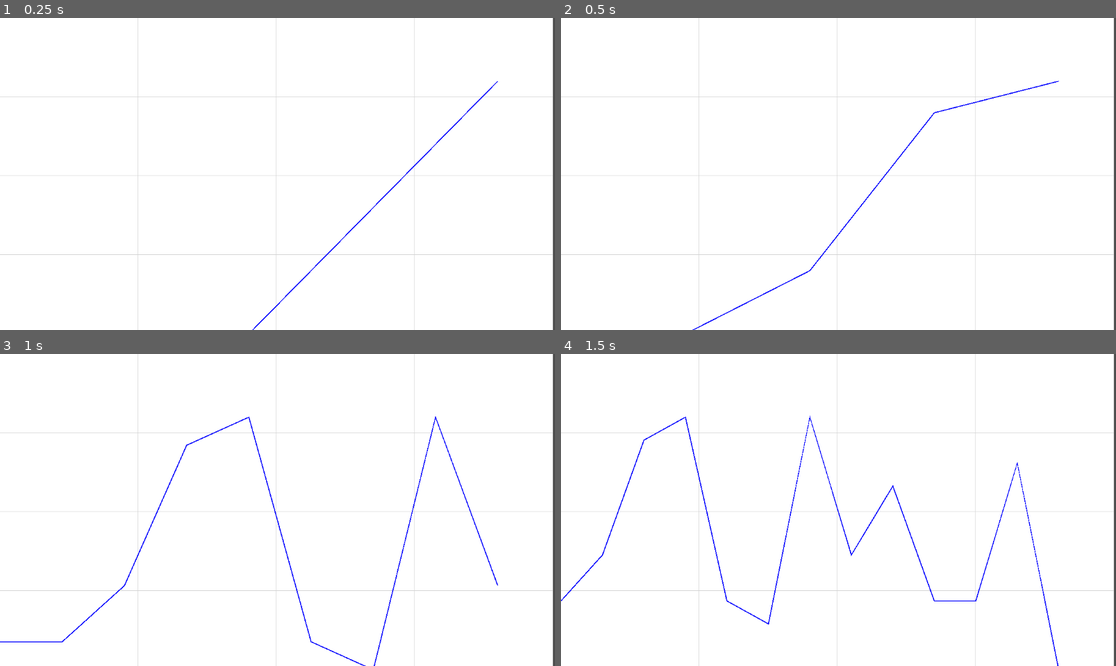
Above: before the commit, frames 1-4 (two rows, left to right).
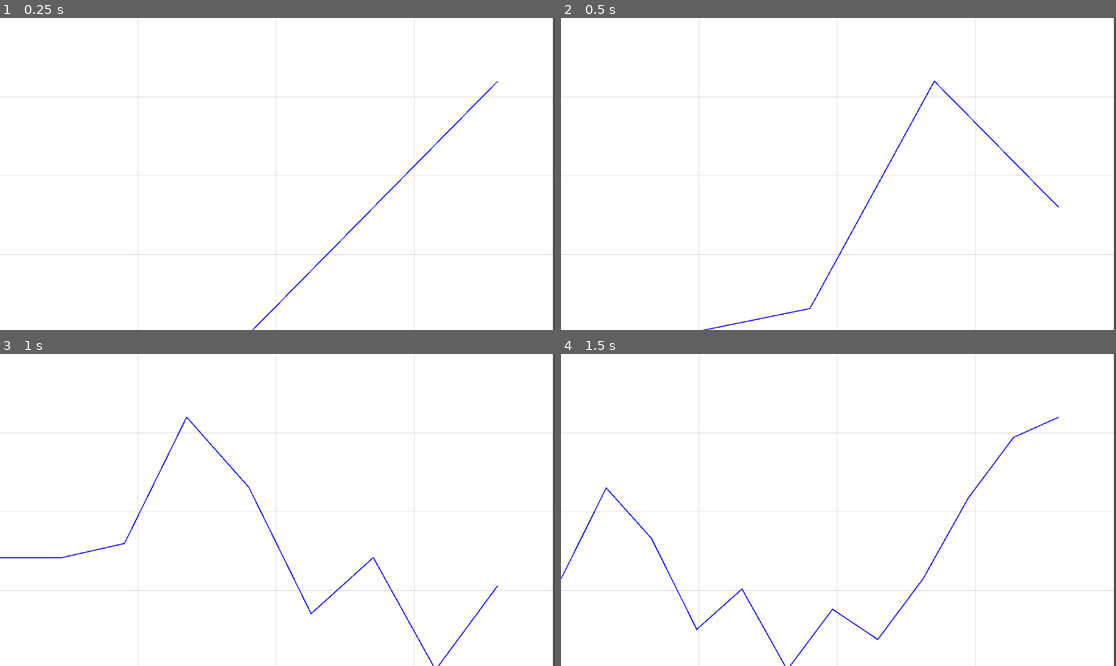
Above: after the commit, the same moments.

Repository: sorrycd/GGJ25
Game: Godot game, scene res://stock_ticker.tscn
Same seed, same stepped clock (60 frames per second), same inputs: the game is played once before the commit and once after it.
Inputs:
- Up to frame 1 (0.25 s): no input
- Up to frame 2 (0.5 s): no input
- Up to frame 3 (1 s): no input
- Up to frame 4 (1.5 s): no input

Frame 1 is identical in both runs. In frame 2, 0.8% of the frame differs, in the area x 23-90%, y 20-100%; in frame 3, 1.5%; in frame 4, 1.8%, in the area x 0-90%, y 19-100%.

Commit message:
made it make sense

Diff:
--- a/ggj2025/economy.gd
+++ b/ggj2025/economy.gd
@@ -1,13 +1,16 @@
 extends Node
 var rng = RandomNumberGenerator.new()
+@export var stockcount = 3 # number of stocks
+var stocks = [] # array of stocks
 var stock1 = [0]
-@export var fluxlower = -10
+@export var fluxlower = -10 # TODO adjust flux per stock
 @export var fluxupper = 10
 
-# Called when the node enters the scene tree for the first time.
-func _input(event) -> void:
+func _init():
+	for stock in stockcount:
+		stocks.append([0])
 	pass
-	 # Replace with function body.
+	#print(len(stocks))
 
 # Called every frame. 'delta' is the elapsed time since the previous frame.
 func _process(delta: float) -> void:
@@ -18,11 +21,14 @@
 	var randomnumber = rng.randi_range(fluxlower,fluxupper)
 	return randomnumber
 signal market_changed
-func _on_timer_timeout() -> void:
-	var next = stock1[-1]+marketflux()
-	stock1.append(next)
-	market_changed.emit(stock1)
-	print(stock1)
-	if len(stock1) > 12:
-		print(true)
-		stock1.pop_at(0)
+@export var graph_length = 12
+func _on_timer_timeout() -> void: #
+	for stock in stocks:
+		var next = stock[-1]+marketflux()
+		stock.append(next)
+		market_changed.emit(stocks)
+		#print(stock)
+		if len(stock) > graph_length:
+			#print(true)
+			stock.pop_at(0)
+	market_changed.emit(stocks)
--- a/ggj2025/line_graph.gd
+++ b/ggj2025/line_graph.gd
@@ -77,8 +77,10 @@
 
 
 
-func _on_economy_market_changed(stock1) -> void:
-	print('passed',stock1)
-	clear_data()
-	for i in stock1:
-		add_data_point(i)
+func _on_economy_market_changed(stocks) -> void:
+	#for stock in stocks:
+		print('passed',stocks[0])
+		clear_data()
+		for i in range(len(stocks[0])):
+			print(stocks[0][i])
+			add_data_point(stocks[0][i])
